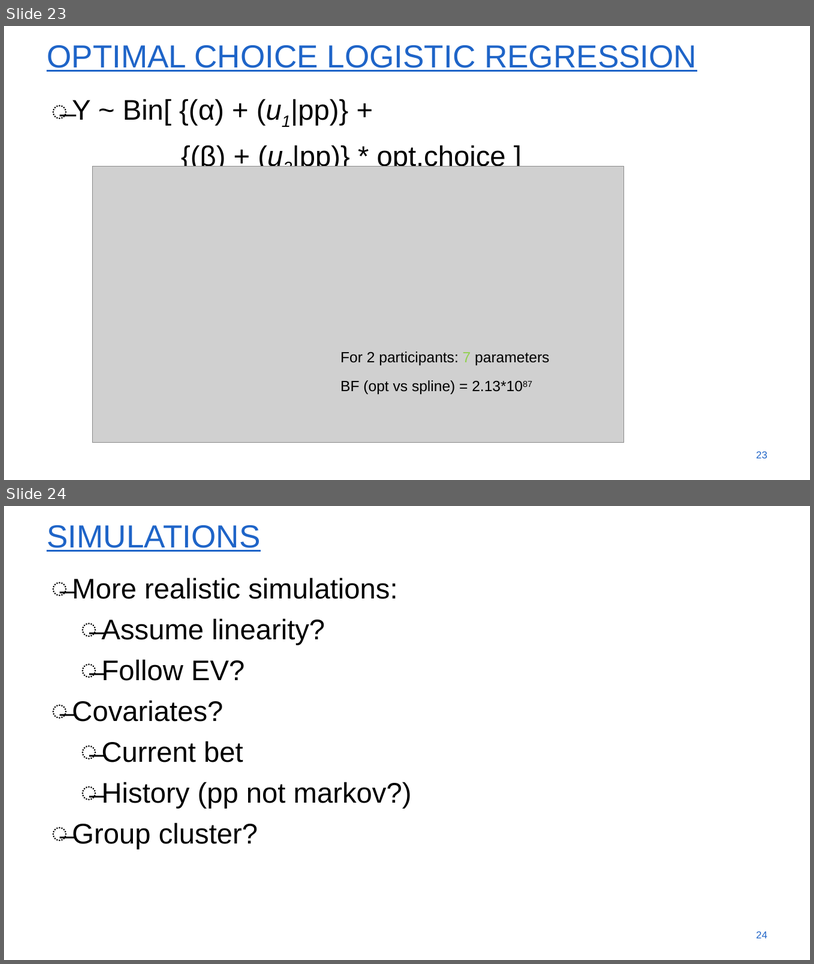
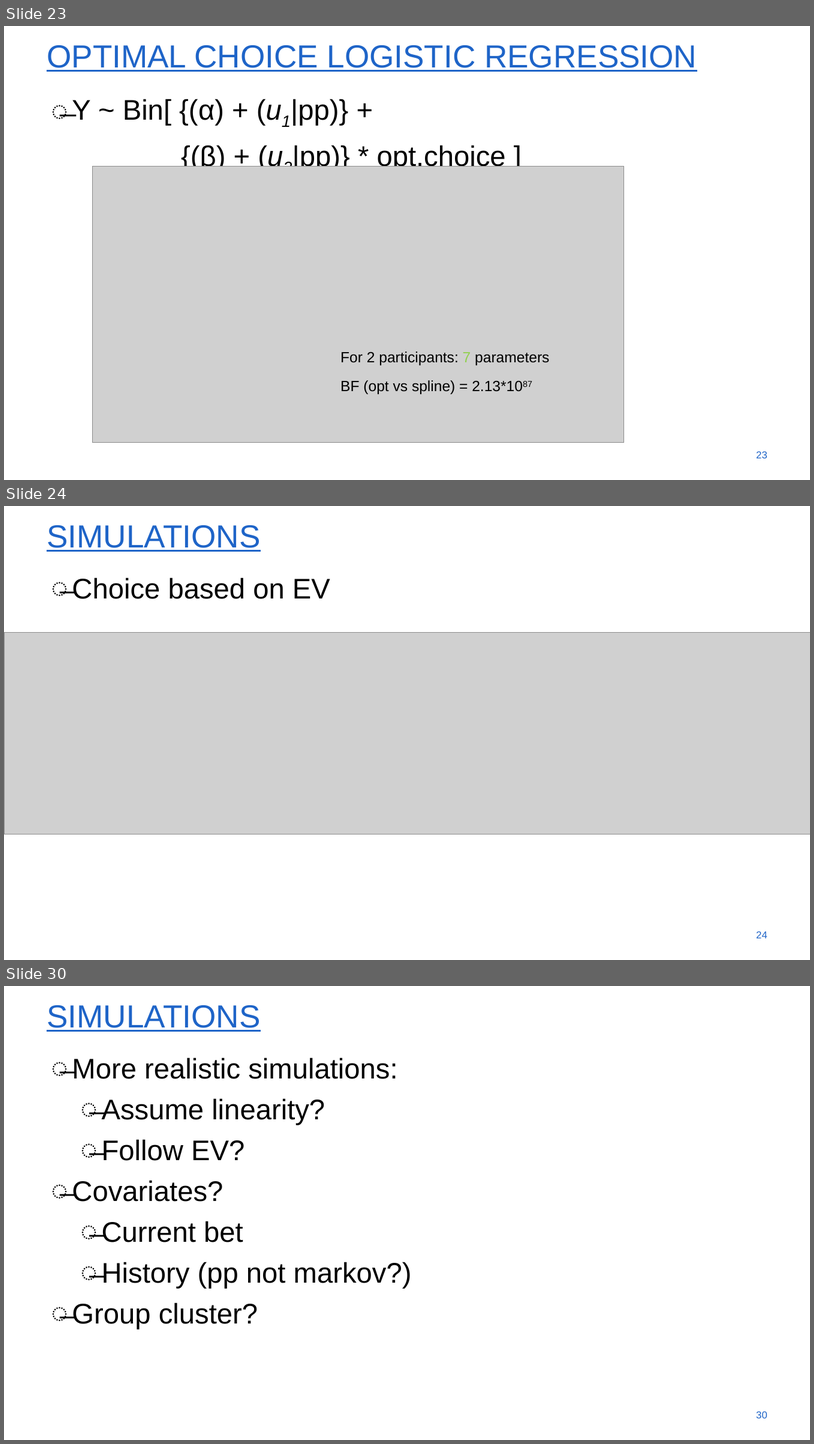
Before and after one commit to SvenWientjes/ModularGraphs-RL, a slide deck: Docs/Hierarchical reward task.pptx. Shown one above the other, each under a label of ours: slides 23 and 24 before the commit, slides 23, 24 and 30 after it; the slides between them are not shown. The pictures are 814x964 and 814x1444 pixels, drawn with LibreOffice and Linux fonts; fonts in the diff are those of the drawing; grey boxes stand for pictures; background and template pictures are left out. Boxes give left, top, right and bottom in pixels: in the first picture for what was removed or moved away, otherwise in the second. Text is boxed around its words. In the diff, an @@ line names an element or a change of style, - is before the commit and + after.

```diff
--- a/Docs/Hierarchical reward task.pptx
+++ b/Docs/Hierarchical reward task.pptx
@@ slide 24 added at (x1=4, y1=506, x2=810, y2=960), background #FFFFFF @@
@@ title added at (x1=47, y1=525, x2=260, y2=552), 54 pt, text #1E64C8, underline @@
+SIMULATIONS
@@ text added at (x1=72, y1=577, x2=330, y2=599), 48 pt, text #000000 @@
+̶ Choice based on EV
@@ picture added at (x1=4, y1=632, x2=810, y2=834) @@
@@ page number added at (x1=756, y1=931, x2=768, y2=938), 17.1 pt, text #1E64C8 @@
+24
@@ what was slide 24 is now slide 30 @@
@@ page number at (x1=756, y1=1411, x2=768, y2=1418): text changed @@
-24
+30
```
Also in this commit, not shown: 5 other slides added.
